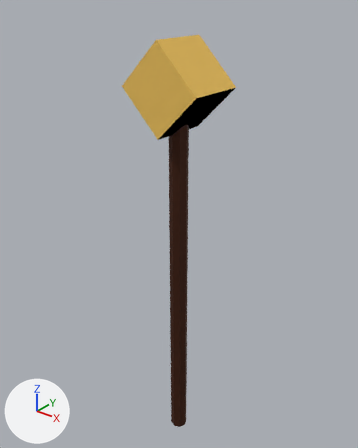
The glTF model public/assets/weapons/heroes/shadow-shaman.glb as it was, and as the next commit left it.
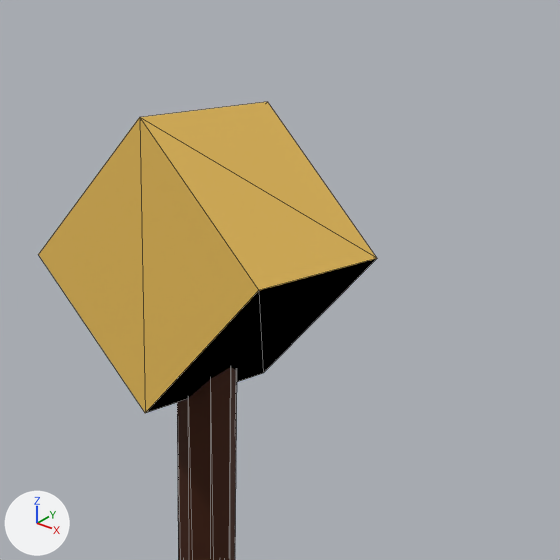
There are two pictures of each version: one whole from a 50 mm lens placed at (1.054, -1.315, 1.26), pointed at (-0.037, 0.049, 0.414), one close up on the part from 30% to 83% of the width and 0% to 42% of the height. Arrows for +X, +Y and +Z are at lower left; the lights stay in place. The first two pictures are the older version. The close-ups show mesh edges as thin lines.

Script lines for the objects in view, before the commit:
```python
me_shadow_shaman_staff_head_gem = bpy.data.meshes.new('shadow-shaman-staff-head-gem')
me_shadow_shaman_staff_head_gem.from_pydata(...)  # 8 vertices, 12 faces; spans x -0.156..0.156, y -0.11..0.11, z 0.794..1.106
me_shadow_shaman_staff_head_gem.materials.append(mat_primary)  # yellow #f0c45c
me_shadow_shaman_staff_shaft = bpy.data.meshes.new('shadow-shaman-staff-shaft')
me_shadow_shaman_staff_shaft.from_pydata(...)  # 20 vertices, 32 faces; spans x -0.035..0.035, y -0.035..0.035, z -0.575..0.875
me_shadow_shaman_staff_shaft.materials.append(mat_secondary)  # brown #4a2410
ob_shadow_shaman_head_gem = bpy.data.objects.new('shadow-shaman-head-gem', me_shadow_shaman_staff_head_gem)
ob_shadow_shaman_head_gem.location = (0.0, 0.0, 0.0)
ob_shadow_shaman_shaft = bpy.data.objects.new('shadow-shaman-shaft', me_shadow_shaman_staff_shaft)
ob_shadow_shaman_shaft.location = (0.0, 0.0, 0.0)
```
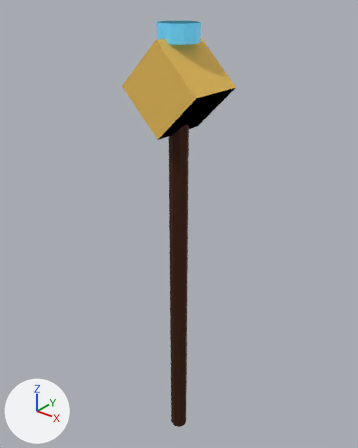
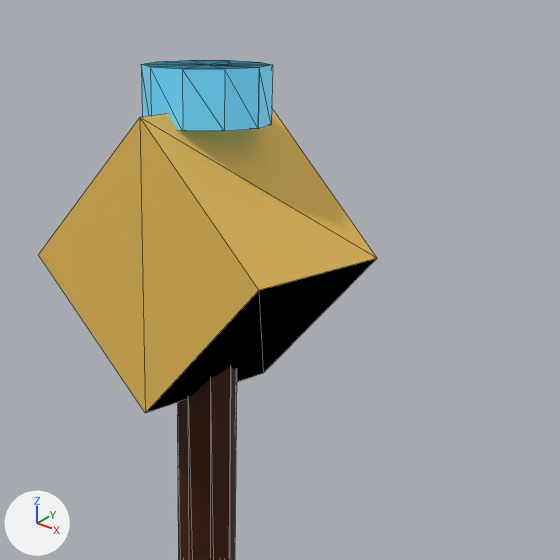
Location of each change, [x1, y1, x2, y2] in pixels of the close-ups (560 x 560 px):
'shadow-shaman-cap', added (cyan): after [141, 60, 273, 131]

What changed in the scene script:
```text
Add mat_accent:
    mat_accent = principled_material('accent')
    mat_accent.base_color = (0.162, 0.687, 1.0)  # cyan #70d8ff
    mat_accent.metallic = 0.35
    mat_accent.roughness = 0.32
    mat_accent.emission_color = (0.0405, 0.172, 0.25)  # cyan #397389
    mat_accent.emission_strength = 1.0
Add me_shadow_shaman_staff_cap:
    me_shadow_shaman_staff_cap.from_pydata(...)  # 24 vertices, 40 faces; spans x -0.07..0.07, y -0.0666..0.0666, z 1.09..1.15
    me_shadow_shaman_staff_cap.materials.append(mat_accent)  # cyan #70d8ff, glowing cyan #397389
Add ob_shadow_shaman_cap:
    ob_shadow_shaman_cap = bpy.data.objects.new('shadow-shaman-cap', me_shadow_shaman_staff_cap)
    ob_shadow_shaman_cap.location = (0.0, 0.0, 0.0)
```
